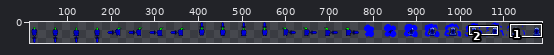
Sprite sheet, stored at Project/Assets/player_sprites.png. Above, an overview of the earlier version with the close-up marked.
Close-up. As it was:
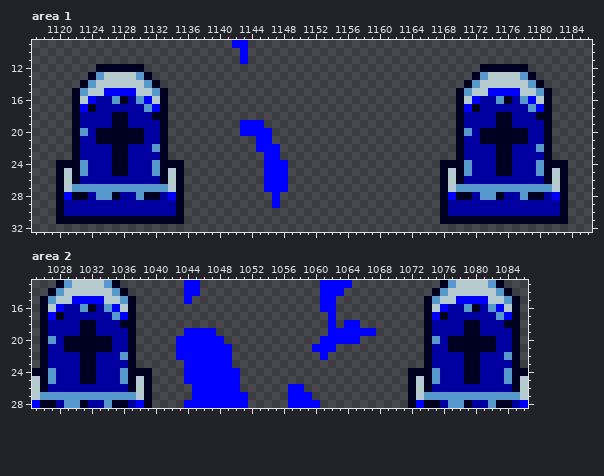
The file is 1200x48 pixels. Shown: area 1: x 1117..1186, y 9..32; area 2: x 1025..1086, y 13..28. The wide view leaves out empty margins. The commit also changed other parts of the picture, which this record leaves out.
The same view after the edit:
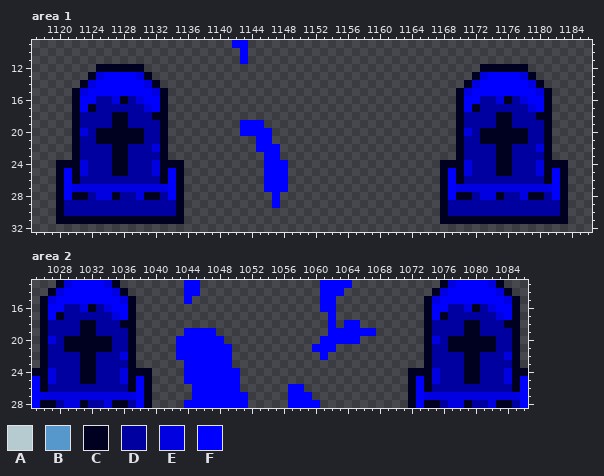
Palette (. is transparent): A #b6cbcf  B #5698cc  C #000020  D #0000a0  E #0000e0  F #0000ff
Difference:
Changed rows in their new state; - is an unchanged pixel.
Area 1:
first column x 1121:
13 ----EFFFFE------------------------------------------EFFFFE----
14 ---EFFFFFFE----------------------------------------EFFFFFFE---
15 --EFF----FFE--------------------------------------EFF----FFE--
16 --F---E--E-F--------------------------------------F---E--E-F--
17 ----------E-----------------------------------------------E---
20 --E-----------------------------------------------E-----------
22 -----------E-----------------------------------------------E--
24 --E--------E--------------------------------------E--------E--
25 F-E--------E-F----------------------------------F-E--------E-F
26 F------------F----------------------------------F------------F
27 FEEEEEEEEEEEEF----------------------------------FEEEEEEEEEEEEF
28 ----EE---E------------------------------------------EE---E----
Area 2:
first column x 1025:
13 ----EFFFFE------------------------------------------EFFFFE----
14 ---EFFFFFFE----------------------------------------EFFFFFFE---
15 --EFF----FFE--------------------------------------EFF----FFE--
16 --F---E--E-F--------------------------------------F---E--E-F--
17 ----------E-----------------------------------------------E---
20 --E-----------------------------------------------E-----------
22 -----------E-----------------------------------------------E--
24 --E--------E--------------------------------------E--------E--
25 F-E--------E-F----------------------------------F-E--------E-F
26 F------------F----------------------------------F------------F
27 FEEEEEEEEEEEEF----------------------------------FEEEEEEEEEEEEF
28 ----EE---E------------------------------------------EE---E----
Changed places in both close-ups, as pixel boxes (x1, y1, x2, y2):
changed: (80, 72, 160, 136)
changed: (464, 72, 544, 136)
changed: (64, 144, 176, 200)
changed: (448, 144, 560, 200)
changed: (32, 280, 144, 408)
changed: (416, 280, 528, 408)
